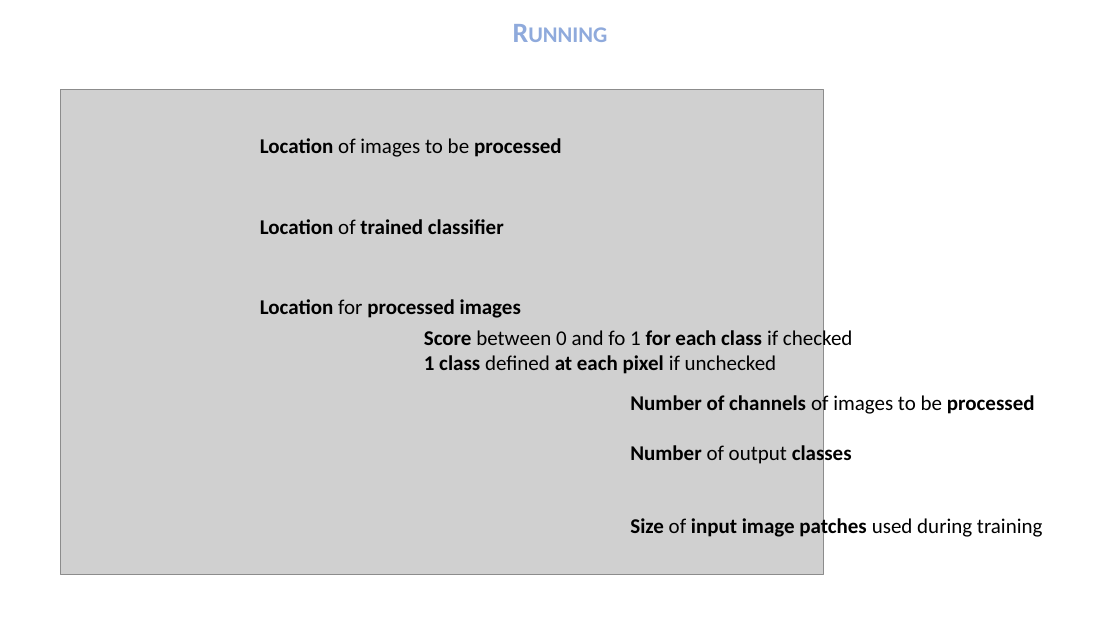
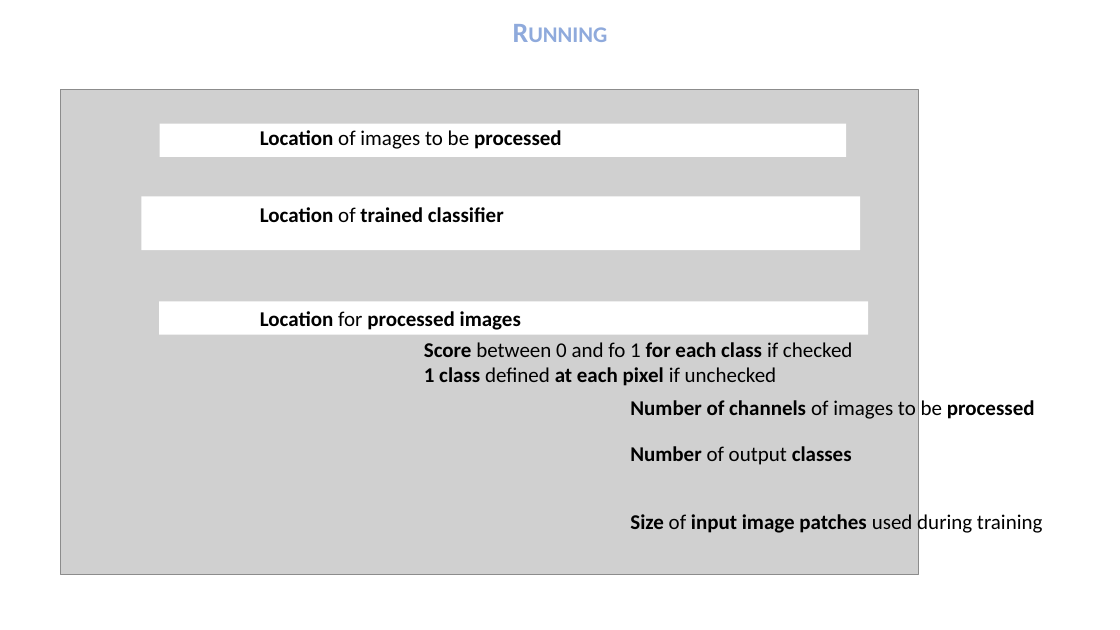
Before and after one commit to tpecot/DeepLearningForBiologists_FromClassificationToSegmentation, a slide deck: slide 6 of Courses/4.ImageClassification.ppsx (slide 5 before the commit). Drawn at 1120x630 pixels with LibreOffice and Linux fonts; fonts in the diff are those of the drawing; grey boxes stand for pictures; background and template pictures are left out. Boxes give left, top, right and bottom in pixels: in the first picture for what was removed or moved away, otherwise in the second. Text is boxed around its words. In the diff, an @@ line names an element or a change of style, - is before the commit and + after.

```diff
--- a/Courses/4.ImageClassification.ppsx
+++ b/Courses/4.ImageClassification.ppsx
@@ picture: place and size @@
-picture at [60,90,823,575]
+picture at [60,90,918,575]
@@ rectangle added at [160,124,846,157], fill #FFFFFF @@
@@ text "Location of images to be ...": place and size @@
-text "Location of images to be ..." at [260,138,562,157]
+text "Location of images to be ..." at [260,130,562,149]
@@ rectangle added at [141,197,860,250], fill #FFFFFF @@
@@ text "Location of trained classifier": place and size @@
-text "Location of trained classifier" at [260,219,504,234]
+text "Location of trained classifier" at [260,207,504,222]
@@ rectangle added at [159,302,868,335], fill #FFFFFF @@
@@ text "Location for processed images": place and size @@
-text "Location for processed images" at [260,299,521,318]
+text "Location for processed images" at [260,311,521,330]
@@ text "Score between 0 and fo ...": place and size @@
-text "Score between 0 and fo ..." at [424,327,853,374]
+text "Score between 0 and fo ..." at [424,342,853,386]
@@ text "Number of channels of images ..." rewrapped from [630,393,1035,417] to [630,400,1035,419] @@
@@ text "Number of output classes" rewrapped from [630,442,852,466] to [630,446,852,465] @@
```
Also in this commit, not shown: 1 other slide changed, 1 slide added, 3 other files.
